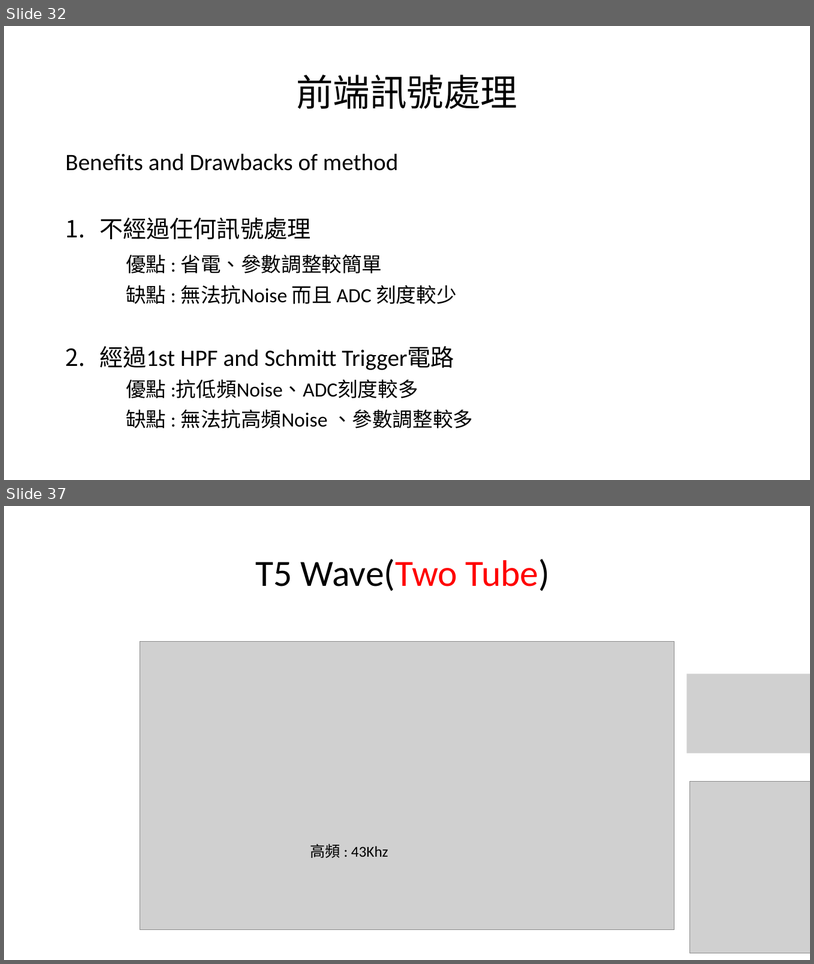
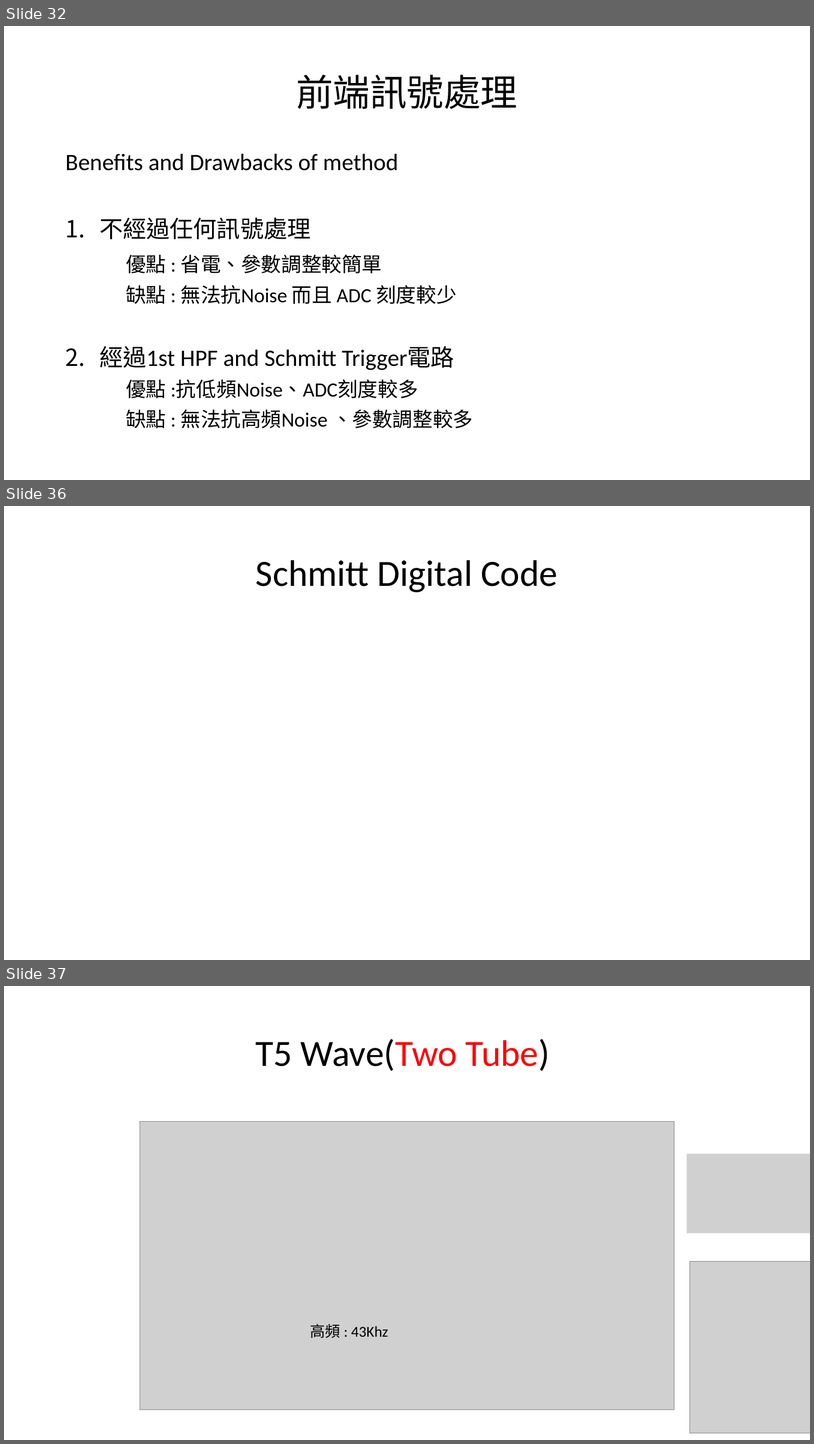
Before and after one commit to a0910281835/Summrary_PDF, a slide deck: Project_Summary_pdf/Project_Summary.pptx. Shown one above the other, each under a label of ours: slides 32 and 37 before the commit, slides 32, 36 and 37 after it; the slides between them are not shown. The pictures are 814x964 and 814x1444 pixels, drawn with LibreOffice and Linux fonts; fonts in the diff are those of the drawing; grey boxes stand for pictures. Boxes give left, top, right and bottom in pixels: in the first picture for what was removed or moved away, otherwise in the second. Text is boxed around its words. In the diff, an @@ line names an element or a change of style, - is before the commit and + after.

Commit message:
* Update Schmitt Page

```diff
--- a/Project_Summary_pdf/Project_Summary.pptx
+++ b/Project_Summary_pdf/Project_Summary.pptx
@@ slide 36 added at bbox=[4, 506, 810, 960], background #FFFFFF @@
@@ title added at bbox=[256, 560, 558, 592], 44 pt, text #000000 @@
+Schmitt Digital Code
```
Also in this commit, not shown: 4 slides changed, 2 other slides added, 3 slides removed.
